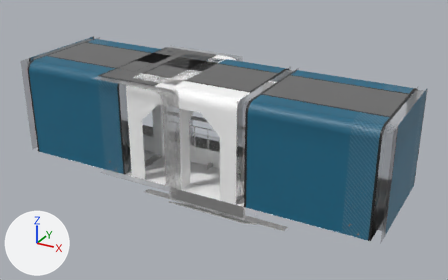
Before and after pictures for a commit that changed the FBX model Assets/Hallway/Models/C_P2.fbx.
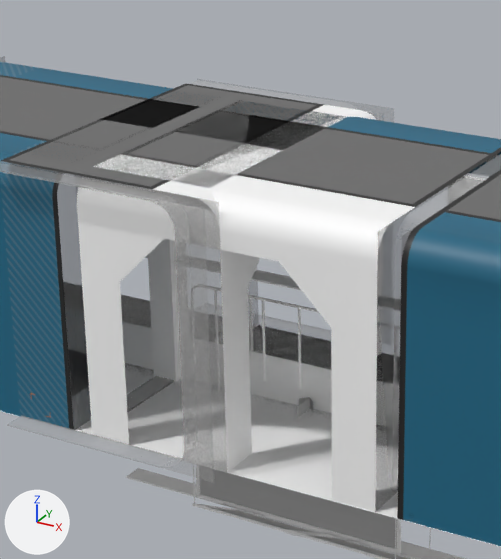
Each version appears first whole from a 50 mm lens placed at (0.0863, -0.1492, 0.0844), pointed at (0.0026, 0.003, 0.0083), and next in a close-up on the part from 22% to 63% of the width and 6% to 79% of the height. Every picture has the same lights, and +X, +Y and +Z are marked at lower left. Where no turn or scale is listed for an object, it has been applied to the vertices. Vertices at the same position are counted once.

In view in the first close-up: 'Ceiling_01', 'Column_01', 'Corridor_Inner_01', 'Corridor_Inner_02', 'Door_Wall_01', 'Floor_01', 'Metal_Bar', 'Railing_01', 'Railing_02', 'pCylinder21'.
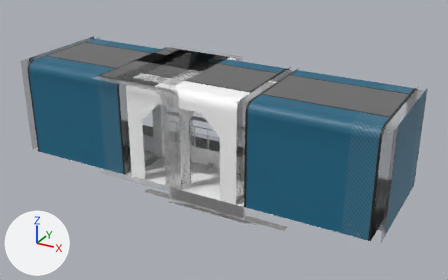
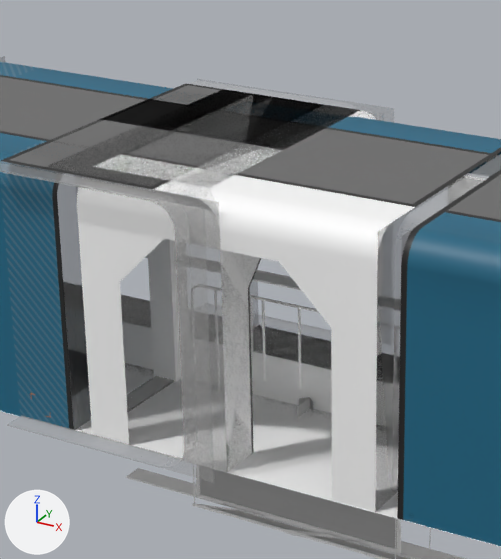
Pixel boxes (x1, y1, x2, y2) of what changed, in the close-ups (501 x 559 px):
'Column_03', reshaped (not visible before): after (41, 89, 383, 472)

The change, as a list of edits to the scene's bpy script:
```text
Add mat_c_p1_part_wall_p1sg1:
    mat_c_p1_part_wall_p1sg1 = principled_material('C_p1_part:Wall_p1SG1')
    mat_c_p1_part_wall_p1sg1.base_color = (0.0, 0.0, 0.0)  # black #000000
Add mat_c_p1_part_exit_door_01sg1:
    mat_c_p1_part_exit_door_01sg1 = principled_material('C_p1_part:Exit_Door_01SG1')
    mat_c_p1_part_exit_door_01sg1.base_color = (0.0, 0.0, 0.0)  # black #000000
Change me_mesh_010:
    used by ob_column_03; location = (0.0, 0.0, 0.0)
    remove me_mesh_010.from_pydata(...)  # 80 vertices, 132 faces; spans x -0.0272..0.0, y -0.02..0.02, z 0.0..0.03
    add me_mesh_010.from_pydata(...)  # 219 vertices, 342 faces; spans x -0.0272..0.0, y -0.02..0.02, z 0.0..0.03
    me_mesh_010 part 1
    9 faces are deleted
    17 vertices are added at x -0.0218..0.0, y -0.0175..0.0122, z 0.0..0.03
    10 new vertices lie (0.0, 0.035, 0.0) away from vertices in x -0.0218..0.0, y -0.0175, z 0.0269..0.03
    22 new faces join them, mat_c_p1_part_exit_door_01sg1 (black #000000)
    2 new faces join them, mat_c_p1_part_wall_p1sg1 (black #000000)
    9 new faces join them, mat_corridor_p8
    add me_mesh_010.materials.append(mat_c_p1_part_exit_door_01sg1)  # black #000000
    add me_mesh_010.materials.append(mat_c_p1_part_wall_p1sg1)  # black #000000
```
